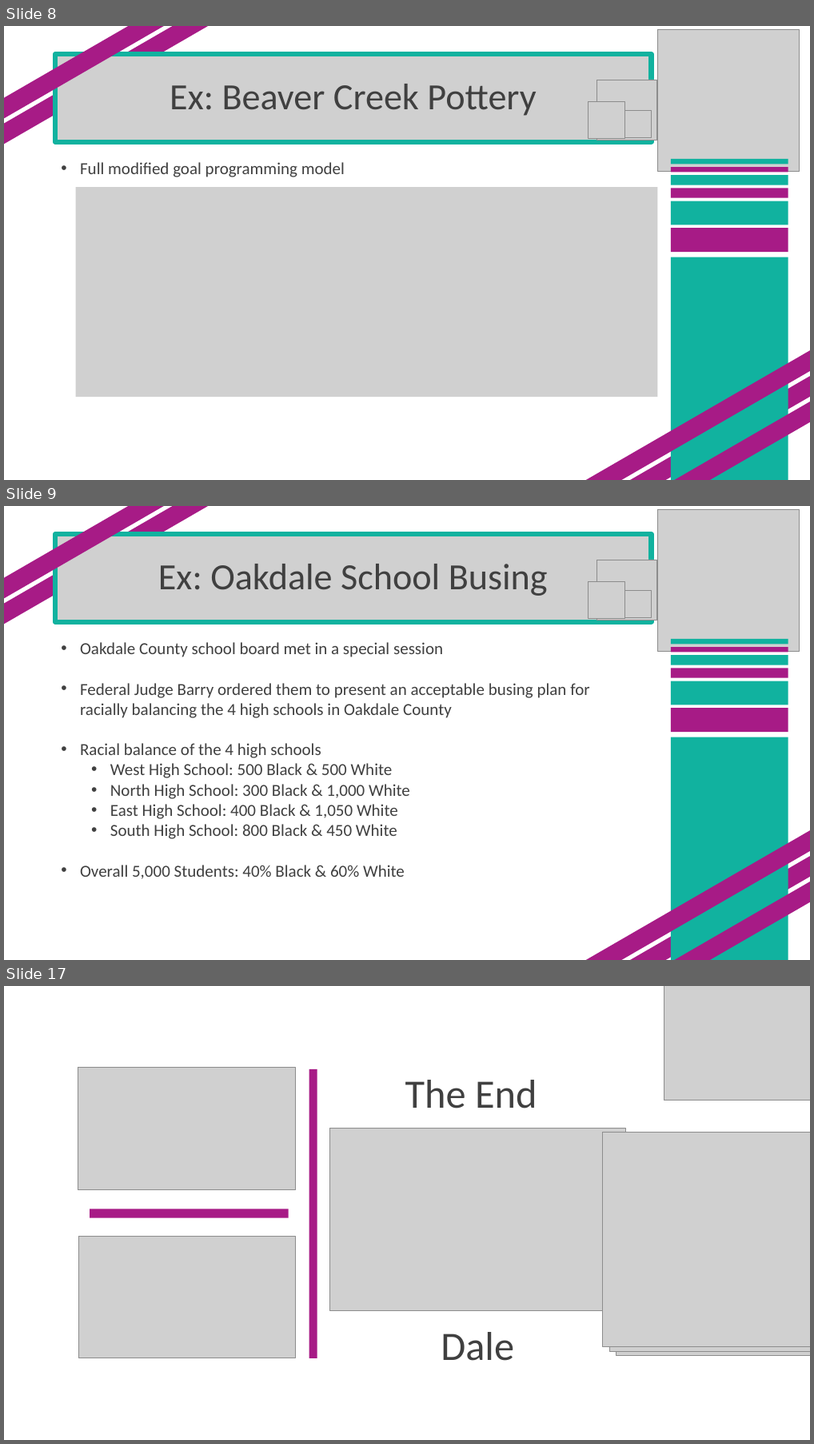
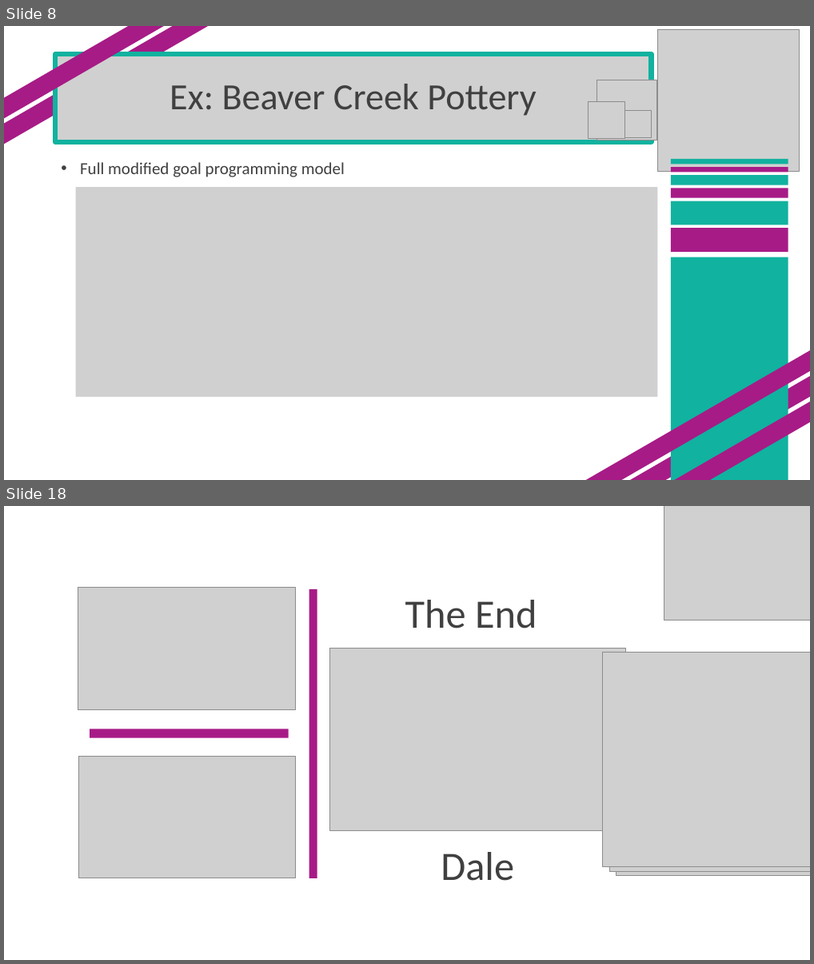
Before and after one commit to SuperMarioGiacomazzo/STOR305_WEBSITE, a slide deck: Lectures/Lecture 16/Lecture 16.pptx. Shown one above the other, each under a label of ours: slides 8, 9 and 17 before the commit, slides 8 and 18 after it; the slides between them are not shown. The pictures are 814x1444 and 814x964 pixels, drawn with LibreOffice and Linux fonts; fonts in the diff are those of the drawing; grey boxes stand for pictures. Boxes give left, top, right and bottom in pixels: in the first picture for what was removed or moved away, otherwise in the second. Text is boxed around its words. In the diff, an @@ line names an element or a change of style, - is before the commit and + after.

```diff
--- a/Lectures/Lecture 16/Lecture 16.pptx
+++ b/Lectures/Lecture 16/Lecture 16.pptx
@@ slide 9 removed at (4,506,810,960), background #FFFFFF @@
@@ rectangle removed at (4,506,218,634) @@
@@ rectangle removed at (4,506,206,614) @@
@@ picture removed at (658,509,799,651) @@
@@ picture removed at (55,535,652,621) @@
@@ title removed at (55,534,652,621) @@
-Ex: Oakdale School Busing
@@ picture removed at (597,560,658,620) @@
@@ picture removed at (588,582,625,618) @@
@@ picture removed at (626,591,652,617) @@
@@ text removed at (80,642,590,879) @@
-• Oakdale County school board met in a special session
-• Federal Judge Barry ordered them to present an acceptable busing plan for racially balancing the 4 high schools in Oakdale County
-• Racial balance of the 4 high schools
-  • West High School: 500 Black & 500 White
-  • North High School: 300 Black & 1,000 White
-  • East High School: 400 Black & 1,050 White
-  • South High School: 800 Black & 450 White
-• Overall 5,000 Students: 40% Black & 60% White
@@ rectangle removed at (671,639,789,644) @@
@@ rectangle removed at (671,647,789,652) @@
@@ rectangle removed at (671,655,789,664) @@
@@ rectangle removed at (671,668,789,678) @@
@@ rectangle removed at (671,681,789,705) @@
@@ rectangle removed at (671,708,789,732) @@
@@ rectangle removed at (671,737,789,960) @@
@@ rectangle removed at (567,814,810,960) @@
@@ rectangle removed at (618,833,810,960) @@
@@ rectangle removed at (630,852,810,960) @@
@@ what was slide 17 is now slide 18 @@
```
Also in this commit, not shown: 7 slides changed, 2 slides added, 6 other files.
